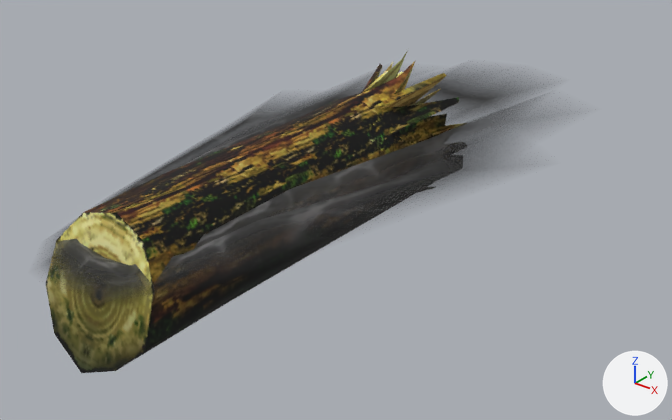
The glTF model Project/area/stage/2 dino jungle/data/environment/object/model/Boat.gltf, before and after one commit.
Rendered twice from a camera (50 mm lens) standing at (2.85, -3.19, 1.9) and looking at (0.01, 0.37, -0.3). The axes (+X, +Y, +Z) are drawn at lower right. The lights are the same throughout.

Objects in the first picture: 'BoatMesh', 'BoatRipple'.
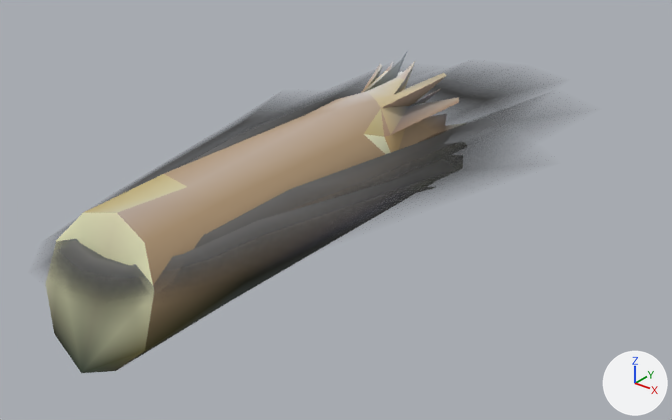
Location of each change, (x1, y1, x2, y2) in pixels of the pictures (672 x 420 px):
'BoatMesh', surface changed: (46, 50, 466, 373) in both
'BoatRipple', surface changed (black to grey): (51, 73, 468, 287) in both

The change, as a list of edits to the scene's bpy script:
```text
Change mat_boat_wave:
    where n2 = _N.new('ShaderNodeMix'); n2.name = 'Mix'
    remove n3 = _N.new('ShaderNodeMath'); n3.name = 'Math'
    remove n3.operation = 'MULTIPLY'
    add n2.inputs[7].default_value = (0.8, 0.8, 0.8, 1.0)  # 'B', white #e7e7e7
    remove n5 = _N.new('ShaderNodeTexImage'); n5.name = 'Image Texture'
    remove n5.image = img_boat_wave
    where n0 = _N.new('ShaderNodeBsdfPrincipled'); n0.name = 'Principled BSDF'
    where n4 = _N.new('ShaderNodeVertexColor'); n4.name = 'Color Attribute'
    remove _L.new(n3.outputs[0], n0.inputs[4])  # 'Value' to 'Alpha'
    remove _L.new(n4.outputs[0], n2.inputs[7])  # 'Color' to 'B'
    remove _L.new(n4.outputs[1], n3.inputs[1])  # 'Alpha' to 'Value'
    remove _L.new(n5.outputs[0], n2.inputs[6])  # 'Color' to 'A'
    remove _L.new(n5.outputs[1], n3.inputs[0])  # 'Alpha' to 'Value'
    add _L.new(n4.outputs[0], n2.inputs[6])  # 'Color' to 'A'
    add _L.new(n4.outputs[1], n0.inputs[4])  # 'Alpha' to 'Alpha'
Change mat_boat_exterior:
    where n2 = _N.new('ShaderNodeMix'); n2.name = 'Mix'
    add n2.inputs[7].default_value = (0.8, 0.8, 0.8, 1.0)  # 'B', white #e7e7e7
    remove n4 = _N.new('ShaderNodeTexImage'); n4.name = 'Image Texture'
    remove n4.image = img_boat_exterior
    where n3 = _N.new('ShaderNodeVertexColor'); n3.name = 'Color Attribute'
    remove _L.new(n3.outputs[0], n2.inputs[7])  # 'Color' to 'B'
    remove _L.new(n4.outputs[0], n2.inputs[6])  # 'Color' to 'A'
    add _L.new(n3.outputs[0], n2.inputs[6])  # 'Color' to 'A'
Change mat_boat_interior:
    where n0 = _N.new('ShaderNodeBsdfPrincipled'); n0.name = 'Principled BSDF'
    remove n0.inputs[2].default_value = 1.0  # 'Roughness'
    where n2 = _N.new('ShaderNodeMix'); n2.name = 'Mix'
    add n2.inputs[7].default_value = (0.8, 0.8, 0.8, 1.0)  # 'B', white #e7e7e7
    remove n4 = _N.new('ShaderNodeTexImage'); n4.name = 'Image Texture'
    remove n4.image = img_boat_interior
    where n3 = _N.new('ShaderNodeVertexColor'); n3.name = 'Color Attribute'
    remove _L.new(n3.outputs[0], n2.inputs[7])  # 'Color' to 'B'
    remove _L.new(n4.outputs[0], n2.inputs[6])  # 'Color' to 'A'
    add _L.new(n3.outputs[0], n2.inputs[6])  # 'Color' to 'A'
```
